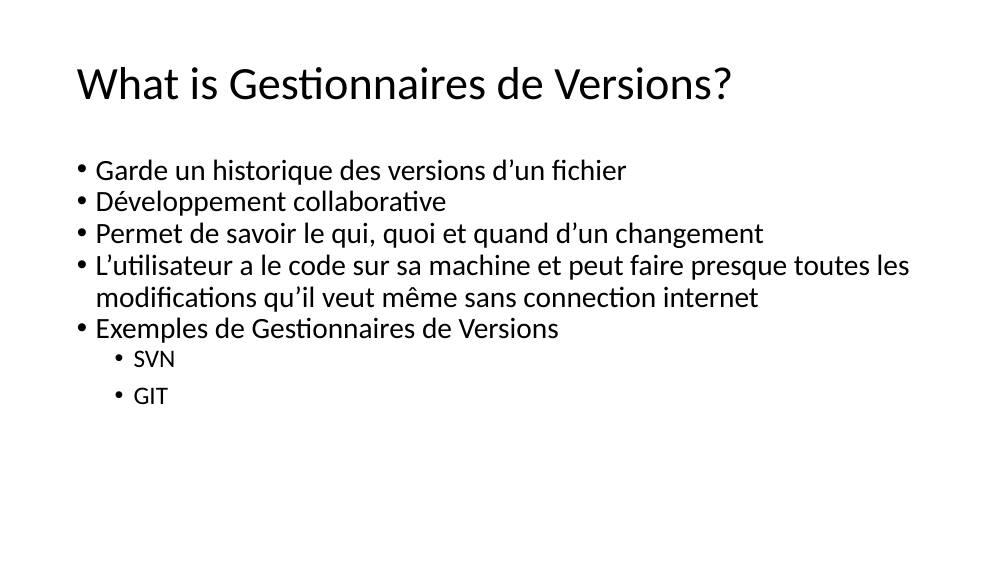
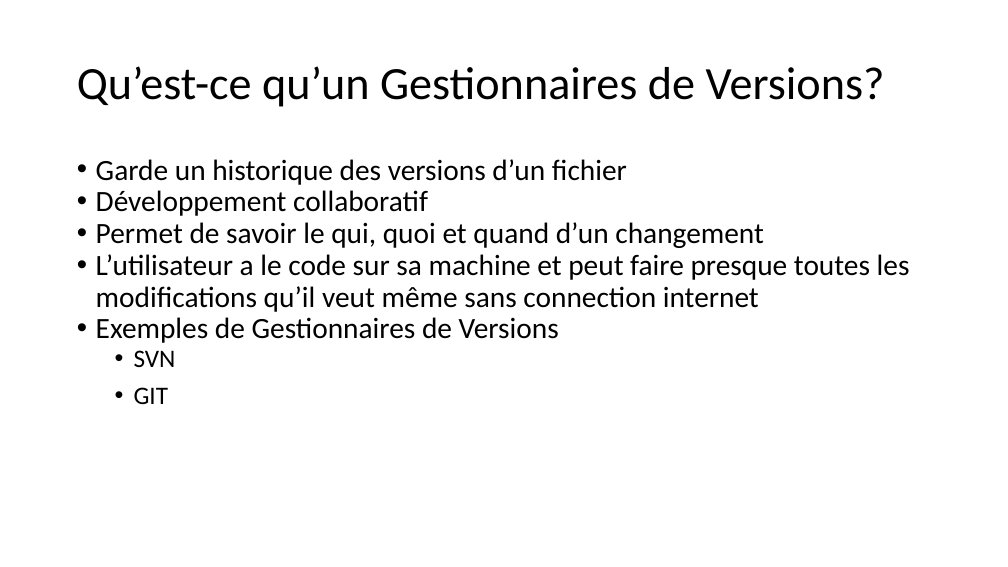
Before and after one commit to PolyCortex/Tuto-Git, a slide deck: slide 3 of Git-Tutorial-Good.pptx. Drawn at 1008x567 pixels with LibreOffice and Linux fonts; fonts in the diff are those of the drawing. Boxes give left, top, right and bottom in pixels: in the first picture for what was removed or moved away, otherwise in the second. Text is boxed around its words. In the diff, an @@ line names an element or a change of style, - is before the commit and + after.

```diff
--- a/Git-Tutorial-Good.pptx
+++ b/Git-Tutorial-Good.pptx
@@ title at box(77, 66, 885, 107): text changed @@
-What is Gestionnaires de Versions?
+Qu’est-ce qu’un Gestionnaires de Versions?
@@ text at box(96, 190, 428, 216): text changed @@
-• Développement collaborative
+• Développement collaboratif
```
Also in this commit, not shown: 11 other slides changed, 1 other file.
